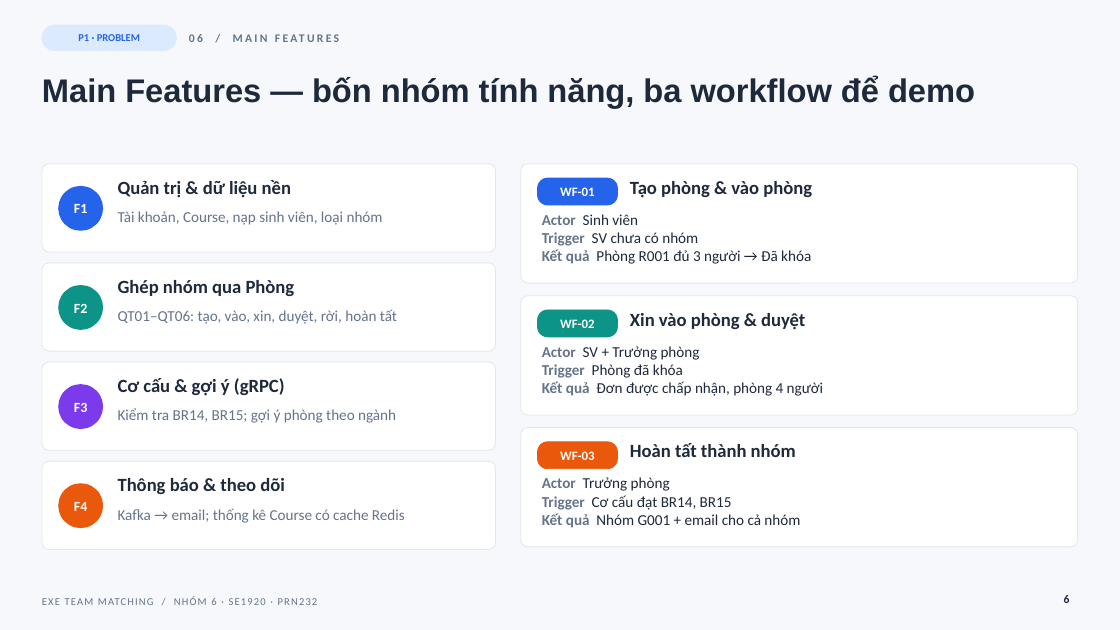
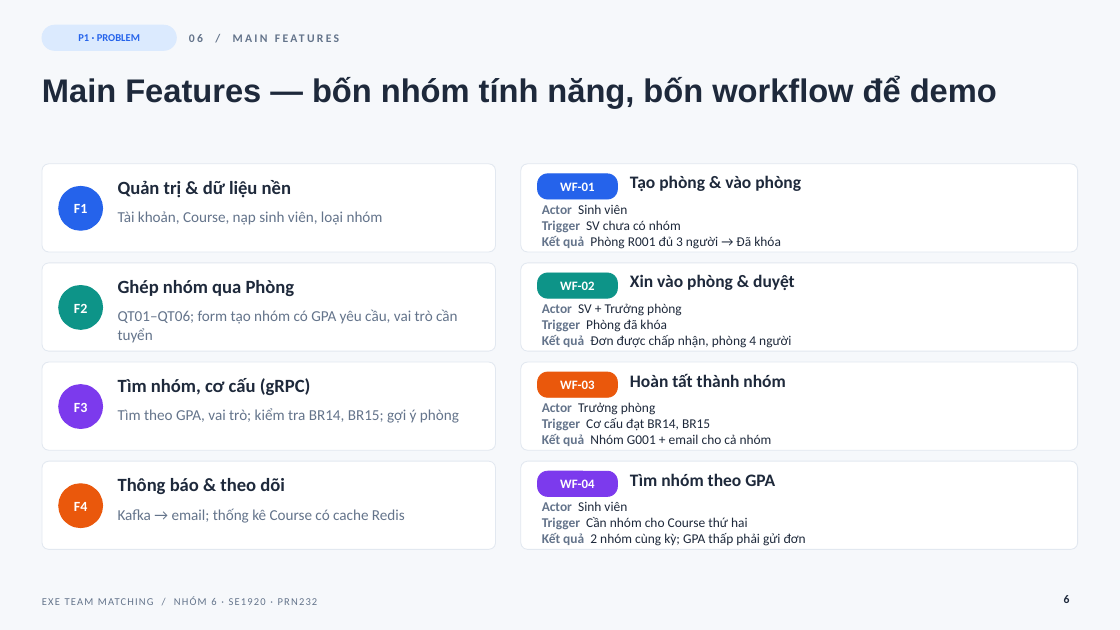
Before and after one commit to co-duong-hao/PRN232_Final, a slide deck: slide 6 of docs/slides/EXE_Team_Matching_Nhom6.pptx. Drawn at 1120x630 pixels with LibreOffice and Linux fonts; fonts in the diff are those of the drawing. Boxes give left, top, right and bottom in pixels: in the first picture for what was removed or moved away, otherwise in the second. Text is boxed around its words. In the diff, an @@ line names an element or a change of style, - is before the commit and + after.

```diff
--- a/docs/slides/EXE_Team_Matching_Nhom6.pptx
+++ b/docs/slides/EXE_Team_Matching_Nhom6.pptx
@@ title at (42, 76, 997, 108): text changed @@
-Main Features — bốn nhóm tính năng, ba workflow để demo
+Main Features — bốn nhóm tính năng, bốn workflow để demo
@@ rounded rectangle: place and size @@
-rounded rectangle at (521, 164, 1078, 283)
+rounded rectangle at (521, 164, 1078, 252)
@@ text "WF-01": place and size @@
-text "WF-01" at (560, 187, 594, 196)
+text "WF-01" at (560, 182, 594, 191)
@@ rounded rectangle: place and size @@
-rounded rectangle at (538, 178, 618, 205)
+rounded rectangle at (538, 174, 618, 199)
@@ text "Actor Sinh viên": place and size @@
-text "Actor Sinh viên" at (542, 214, 811, 264)
+text "Actor Sinh viên" at (542, 204, 781, 249)
@@ rounded rectangle: place and size @@
-rounded rectangle at (521, 296, 1078, 415)
+rounded rectangle at (521, 263, 1078, 351)
@@ 2 texts, 1 rounded rectangle: place and size @@
-2 texts, 1 rounded rectangle at (538, 310, 805, 337)
+2 texts, 1 rounded rectangle at (538, 273, 795, 298)
@@ text at (118, 309, 457, 343): text changed @@
-QT01–QT06: tạo, vào, xin, duyệt, rời, hoàn tất
+QT01–QT06; form tạo nhóm có GPA yêu cầu, vai trò cần tuyển
@@ text "Actor SV + Trưởng phòng": place and size @@
-text "Actor SV + Trưởng phòng" at (542, 346, 823, 396)
+text "Actor SV + Trưởng phòng" at (542, 303, 791, 348)
@@ text at (118, 378, 311, 395): text changed @@
-Cơ cấu & gợi ý (gRPC)
+Tìm nhóm, cơ cấu (gRPC)
@@ proportions changed in 6 elements at (538, 174, 618, 199), (521, 164, 1078, 252), (538, 273, 618, 298), (521, 263, 1078, 351), (538, 372, 618, 397), (521, 362, 1078, 450) @@
@@ rounded rectangle: place and size @@
-rounded rectangle at (521, 428, 1078, 547)
+rounded rectangle at (521, 362, 1078, 450)
@@ 2 texts, 1 rounded rectangle: place and size @@
-2 texts, 1 rounded rectangle at (538, 442, 796, 469)
+2 texts, 1 rounded rectangle at (538, 372, 785, 397)
@@ size 16 to 15 pt in 3 elements at (630, 175, 801, 191), (630, 274, 795, 290), (630, 373, 785, 387) @@
@@ text at (118, 408, 459, 423): text changed @@
-Kiểm tra BR14, BR15; gợi ý phòng theo ngành
+Tìm theo GPA, vai trò; kiểm tra BR14, BR15; gợi ý phòng
@@ size 13 to 11.5 pt in 3 elements at (542, 204, 781, 249), (542, 303, 791, 348), (542, 402, 772, 446) @@
@@ text "Actor Trưởng phòng": place and size @@
-text "Actor Trưởng phòng" at (542, 477, 800, 528)
+text "Actor Trưởng phòng" at (542, 402, 772, 446)
@@ rounded rectangle added at (521, 461, 1078, 549), fill #FFFFFF, outline #E2E8F0 0.75 pt @@
@@ rounded rectangle added at (538, 471, 618, 497), fill #7C3AED, outline #7C3AED 0.75 pt @@
@@ text added at (560, 479, 594, 488), 11 pt, text #FFFFFF, bold @@
+WF-04
@@ text added at (630, 473, 775, 486), 15 pt, text #1E293B, bold @@
+Tìm nhóm theo GPA
@@ text added at (542, 501, 806, 546), 11.5 pt, text #1E293B @@
+Actor Sinh viên
+Trigger Cần nhóm cho Course thứ hai
+Kết quả 2 nhóm cùng kỳ; GPA thấp phải gửi đơn
```
Also in this commit, not shown: 12 other slides changed, 1 slide added, 2 other files.
